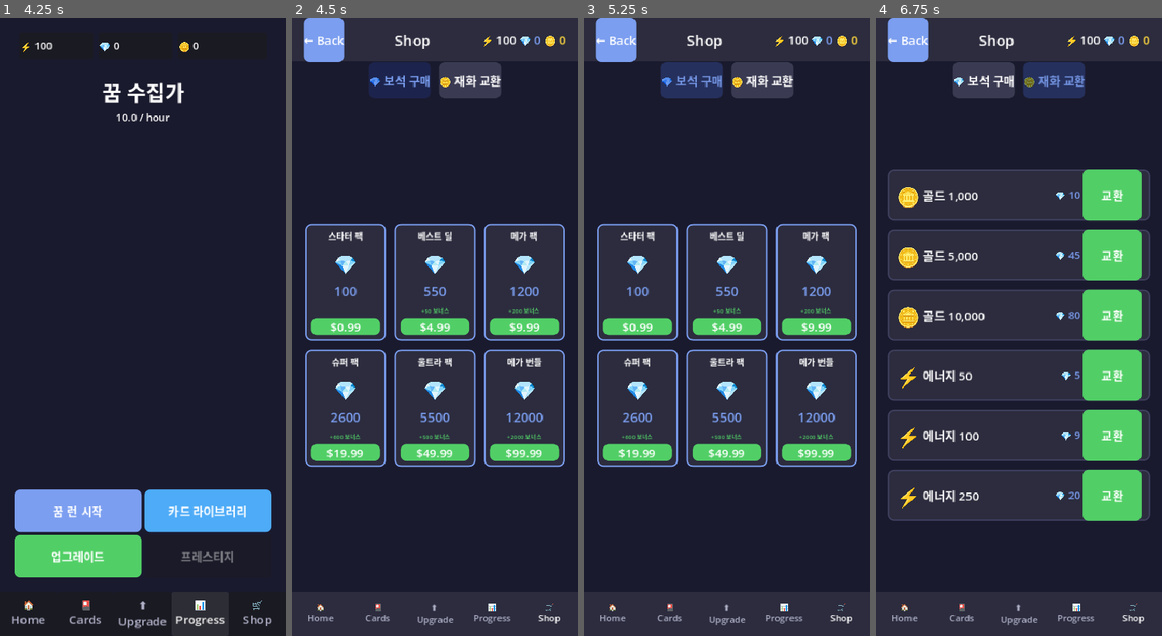
Above: before the commit, frames 1-4 (left to right).
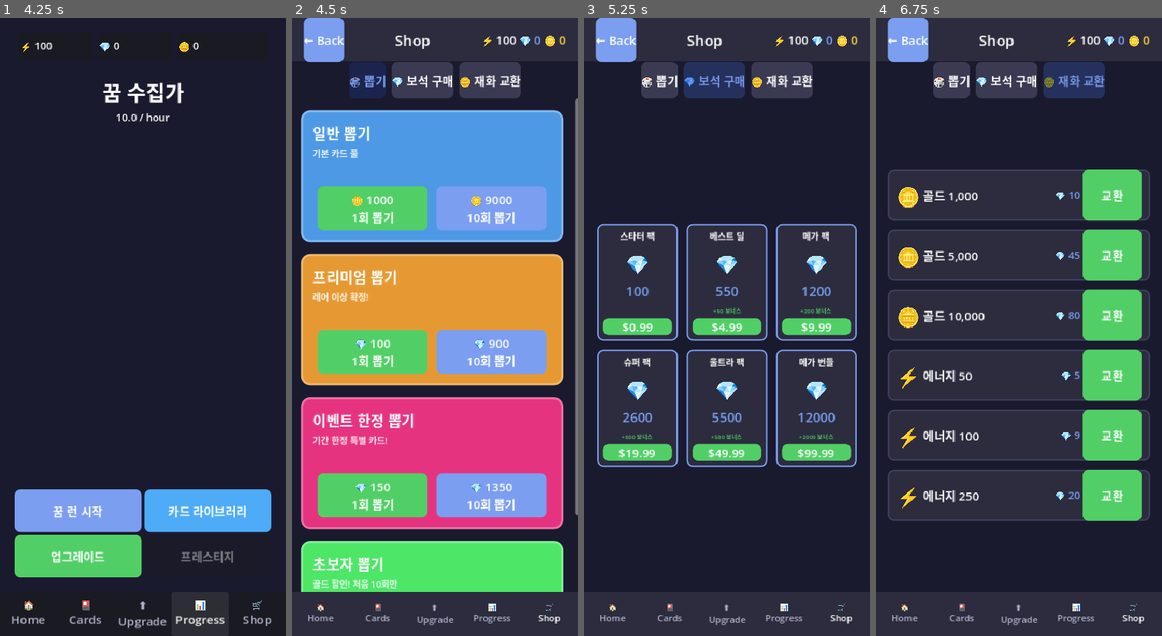
Above: after the commit, the same moments.

Repository: ledlaputa72/geekbrox
Game: Godot game, scene res://scenes/MainLobby.tscn
Same seed, same stepped clock (60 frames per second), same inputs: the game is played once before the commit and once after it.
Inputs (mouse positions are in pixels of both pictures, inside the frame that each line leads up to):
- Up to frame 1 (4.25 s): click "🏠 Home" at 0.5 s; click "🎴 Cards" at 1.25 s; click "🏠 Home" at 2 s; click "⬆️ Upgrade" at 2.75 s; click "📊 Progress" at 3.5 s
- Up to frame 2 (4.5 s): click "🛒 Shop" at 4.25 s
- Up to frame 3 (5.25 s): click "💎 보석 구매" at 5 s
- Up to frame 4 (6.75 s): click (950, 79) at 5.75 s, where only the run after the commit has a clickable "🎲 뽑기"; click "🪙 재화 교환" at 6.5 s

Frame 1 is identical in both runs. In frame 2, 70% of the frame differs, in the area x 2-100%, y 7-93%; in frame 3, 1.8%; in frame 4, 1.8%.

Commit message:
feat(godot/shop): Add gacha system with 4 banner types
- Add Gacha tab (🎲 뽑기) as first tab in Shop
- Tab order: Gacha | Gems | Exchange
- Implement 4 gacha banners:
  - Standard Gacha (Gold 1000/9000)
  - Premium Gacha (Gems 100/900, Rare+ guaranteed)
  - Event Limited Gacha (Gems 150/1350)
  - Beginner Gacha (Gold 500/4000, 1-time limit)
- Banner card UI (358x180px) with custom colors
- 1-pull and 10-pull buttons per banner
- Currency check (Gold/Gems) with AlertModal on insufficient funds
- Dynamic banner management (active/inactive toggle)
- TODO: Actual gacha logic, card pool, result screen

Files: Shop.gd (+150 lines), Shop.tscn (GachaTab nodes)

Diff:
--- a/teams/game/godot/dream-collector/ui/screens/Shop.gd
+++ b/teams/game/godot/dream-collector/ui/screens/Shop.gd
@@ -1,15 +1,17 @@
-# Shop.gd (NEW)
-# IAP + 재화 교환 상점
+# Shop.gd (v2.0)
+# 가챠 + IAP + 재화 교환 상점
+# 탭 0: 🎲 뽑기 (가챠)
 # 탭 1: 💎 보석 구매 (현금 결제)
 # 탭 2: 🪙 재화 교환 (보석 → 골드/에너지)
 
 extends Control
 
 # ─── 상점 데이터 ─────────────────────────────────────
-var gem_packages: Array = []      # 보석 구매 패키지
+var gacha_banners: Array = []      # 뽑기 배너 목록
+var gem_packages: Array = []       # 보석 구매 패키지
 var currency_exchanges: Array = [] # 재화 교환 목록
 
-var current_tab: int = 0  # 0=보석 구매, 1=재화 교환
+var current_tab: int = 0  # 0=뽑기, 1=보석 구매, 2=재화 교환
 
 # ─── UI 노드 참조 ────────────────────────────────────
 @onready var background: ColorRect = $Background
@@ -23,15 +25,18 @@
 @onready var reveries_count_label: Label = $TopBar/HBox/RevariesCounter/CountLabel
 
 # Tab buttons
+@onready var gacha_tab_button: Button = $TabBar/GachaTabButton
 @onready var gems_tab_button: Button = $TabBar/GemsTabButton
 @onready var exchange_tab_button: Button = $TabBar/ExchangeTabButton
 
 var tab_buttons: Array = []
 
 # Content tabs
+@onready var gacha_tab: ScrollContainer = $ContentContainer/GachaTab
 @onready var gems_tab: ScrollContainer = $ContentContainer/GemsTab
 @onready var exchange_tab: ScrollContainer = $ContentContainer/ExchangeTab
 
+@onready var gacha_banners_container: VBoxContainer = $ContentContainer/GachaTab/MarginContainer/BannersContainer
 @onready var gems_grid: GridContainer = $ContentContainer/GemsTab/CenterContainer/MarginContainer/GemsGrid
 @onready var exchange_grid: VBoxContainer = $ContentContainer/ExchangeTab/CenterContainer/MarginContainer/ExchangeGrid
 
@@ -52,7 +57,7 @@
 	apply_styles()
 	setup_signals()
 	load_shop_data()
-	switch_tab(0)  # 보석 구매 탭으로 시작
+	switch_tab(0)  # 뽑기 탭으로 시작
 	update_currency_display()
 	set_active_nav_tab(4)  # Shop 탭 활성화
 
@@ -87,7 +92,7 @@
 	UITheme.apply_button_style(back_button, "primary")
 
 	# Tab buttons
-	tab_buttons = [gems_tab_button, exchange_tab_button]
+	tab_buttons = [gacha_tab_button, gems_tab_button, exchange_tab_button]
 	for button in tab_buttons:
 		UITheme.apply_button_style(button, "panel_light")
 
@@ -113,8 +118,9 @@
 	back_button.pressed.connect(_on_back_pressed)
 
 	# Tab buttons
-	gems_tab_button.pressed.connect(_on_tab_button_pressed.bind(0))
-	exchange_tab_button.pressed.connect(_on_tab_button_pressed.bind(1))
+	gacha_tab_button.pressed.connect(_on_tab_button_pressed.bind(0))
+	gems_tab_button.pressed.connect(_on_tab_button_pressed.bind(1))
+	exchange_tab_button.pressed.connect(_on_tab_button_pressed.bind(2))
 
 	# Nav buttons
 	home_tab.pressed.connect(_on_nav_tab_pressed.bind(0))
@@ -125,6 +131,55 @@
 
 # ─── 상점 데이터 로드 ────────────────────────────────
 func load_shop_data() -> void:
+	# 뽑기 배너 (가챠)
+	gacha_banners = [
+		{
+			"id": "standard_gacha",
+			"name": "일반 뽑기",
+			"description": "기본 카드 풀",
+			"type": "gold",  # gold 또는 gems
+			"cost_single": 1000,  # 골드 1000
+			"cost_ten": 9000,     # 10회 9000 (10% 할인)
+			"banner_color": Color(0.3, 0.6, 0.9),  # 파랑
+			"featured_cards": ["atk_001", "def_001", "skill_001"],
+			"active": true
+		},
+		{
+			"id": "premium_gacha",
+			"name": "프리미엄 뽑기",
+			"description": "레어 이상 확정!",
+			"type": "gems",  # 보석 사용
+			"cost_single": 100,  # 보석 100
+			"cost_ten": 900,     # 10회 900
+			"banner_color": Color(0.9, 0.6, 0.2),  # 오렌지
+			"featured_cards": ["legendary_001", "epic_001"],
+			"active": true
+		},
+		{
+			"id": "event_gacha",
+			"name": "이벤트 한정 뽑기",
+			"description": "기간 한정 특별 카드!",
+			"type": "gems",
+			"cost_single": 150,
+			"cost_ten": 1350,
+			"banner_color": Color(0.9, 0.2, 0.5),  # 핑크
+			"featured_cards": ["event_special_001"],
+			"active": true
+		},
+		{
+			"id": "beginner_gacha",
+			"name": "초보자 뽑기",
+			"description": "골드 할인! 처음 10회만",
+			"type": "gold",
+			"cost_single": 500,
+			"cost_ten": 4000,
+			"banner_color": Color(0.3, 0.9, 0.4),  # 초록
+			"featured_cards": ["starter_001"],
+			"active": true,
+			"limit": 1  # 1회만 가능
+		}
+	]
+
 	# 보석 구매 패키지 (IAP)
 	gem_packages = [
 		{"id": "gems_100", "name": "스타터 팩", "gems": 100, "price": "$0.99", "bonus": 0},
@@ -145,22 +200,26 @@
 		{"id": "energy_250", "name": "에너지 250", "from": "gems", "from_amount": 20, "to": "energy", "to_amount": 250, "icon": "⚡"},
 	]
 
-	print("[Shop] 데이터 로드 완료: Gems %d, Exchanges %d" % [gem_packages.size(), currency_exchanges.size()])
+	print("[Shop] 데이터 로드 완료: Gacha %d, Gems %d, Exchanges %d" % [gacha_banners.size(), gem_packages.size(), currency_exchanges.size()])
 
 # ─── 탭 전환 ─────────────────────────────────────────
 func switch_tab(tab_index: int) -> void:
 	current_tab = tab_index
 
 	# 모든 탭 숨기기
+	gacha_tab.visible = false
 	gems_tab.visible = false
 	exchange_tab.visible = false
 
 	# 선택된 탭 표시
 	match tab_index:
 		0:
+			gacha_tab.visible = true
+			update_gacha_display()
+		1:
 			gems_tab.visible = true
 			update_gems_display()
-		1:
+		2:
 			exchange_tab.visible = true
 			update_exchange_display()
 
@@ -170,6 +229,124 @@
 			tab_buttons[i].modulate = UITheme.COLORS.primary
 		else:
 			tab_buttons[i].modulate = Color.WHITE
+
+# ─── 뽑기 배너 디스플레이 업데이트 ───────────────────
+func update_gacha_display() -> void:
+	# 기존 제거
+	for child in gacha_banners_container.get_children():
+		child.queue_free()
+
+	# 활성화된 뽑기 배너만 추가
+	for banner in gacha_banners:
+		if banner.get("active", true):
+			var banner_item = create_gacha_banner_item(banner)
+			gacha_banners_container.add_child(banner_item)
+
+func create_gacha_banner_item(banner: Dictionary) -> Panel:
+	var panel = Panel.new()
+	panel.custom_minimum_size = Vector2(358, 180)
+
+	var panel_style = StyleBoxFlat.new()
+	panel_style.bg_color = banner.banner_color
+	panel_style.border_width_left = 3
+	panel_style.border_width_top = 3
+	panel_style.border_width_right = 3
+	panel_style.border_width_bottom = 3
+	panel_style.border_color = banner.banner_color.lightened(0.3)
+	panel_style.corner_radius_top_left = UITheme.RADIUS.large
+	panel_style.corner_radius_top_right = UITheme.RADIUS.large
+	panel_style.corner_radius_bottom_left = UITheme.RADIUS.large
+	panel_style.corner_radius_bottom_right = UITheme.RADIUS.large
+	panel.add_theme_stylebox_override("panel", panel_style)
+
+	var vbox = VBoxContainer.new()
+	vbox.set_anchors_preset(Control.PRESET_FULL_RECT)
+	vbox.offset_left = 16
+	vbox.offset_top = 16
+	vbox.offset_right = -16
+	vbox.offset_bottom = -16
+	panel.add_child(vbox)
+
+	# 배너 이름
+	var name_label = Label.new()
+	name_label.text = banner.name
+	name_label.add_theme_font_size_override("font_size", 20)
+	name_label.add_theme_color_override("font_color", Color.WHITE)
+	vbox.add_child(name_label)
+
+	# 설명
+	var desc_label = Label.new()
+	desc_label.text = banner.description
+	desc_label.add_theme_font_size_override("font_size", 12)
+	desc_label.add_theme_color_override("font_color", Color(1, 1, 1, 0.9))
+	vbox.add_child(desc_label)
+
+	# 빈 공간
+	var spacer = Control.new()
+	spacer.size_flags_vertical = Control.SIZE_EXPAND_FILL
+	vbox.add_child(spacer)
+
+	# 버튼 영역
+	var button_hbox = HBoxContainer.new()
+	button_hbox.alignment = BoxContainer.ALIGNMENT_CENTER
+	button_hbox.add_theme_constant_override("separation", 12)
+	vbox.add_child(button_hbox)
+
+	# 재화 아이콘 결정
+	var currency_icon = "🪙" if banner.type == "gold" else "💎"
+
+	# 1회 뽑기 버튼
+	var single_button = Button.new()
+	single_button.text = "%s %d\n1회 뽑기" % [currency_icon, banner.cost_single]
+	single_button.custom_minimum_size = Vector2(150, 60)
+	single_button.pressed.connect(_on_gacha_pull.bind(banner, 1))
+	UITheme.apply_button_style(single_button, "success")
+	button_hbox.add_child(single_button)
+
+	# 10회 뽑기 버튼
+	var ten_button = Button.new()
+	ten_button.text = "%s %d\n10회 뽑기" % [currency_icon, banner.cost_ten]
+	ten_button.custom_minimum_size = Vector2(150, 60)
+	ten_button.pressed.connect(_on_gacha_pull.bind(banner, 10))
+	UITheme.apply_button_style(ten_button, "primary")
+	button_hbox.add_child(ten_button)
+
+	# 한정 뽑기 표시
+	if banner.has("limit"):
+		var limit_label = Label.new()
+		limit_label.text = "⚠️ 한정 %d회" % banner.limit
+		limit_label.add_theme_font_size_override("font_size", 10)
+		limit_label.add_theme_color_override("font_color", Color.YELLOW)
+		limit_label.horizontal_alignment = HORIZONTAL_ALIGNMENT_RIGHT
+		vbox.add_child(limit_label)
+		vbox.move_child(limit_label, 2)  # 설명 다음에 배치
+
+	return panel
+
+# ─── 뽑기 이벤트 핸들러 ──────────────────────────────
+func _on_gacha_pull(banner: Dictionary, count: int) -> void:
+	var total_cost = banner.cost_single if count == 1 else banner.cost_ten
+	var currency_type = banner.type
+	var currency_name = "골드" if currency_type == "gold" else "보석"
+
+	print("[Shop] 뽑기 시도: %s x%d (비용: %s %d)" % [banner.name, count, currency_name, total_cost])
+
+	# 재화 체크 및 소비
+	var has_enough = false
+	if currency_type == "gold":
+		has_enough = GameManager.spend_reveries(total_cost)
+	else:  # gems
+		has_enough = GameManager.spend_gems(total_cost)
+
+	if has_enough:
+		# 성공: 뽑기 실행
+		print("[Shop] 뽑기 성공! %d개 카드 획득" % count)
+		# TODO: 실제 뽑기 로직 및 결과 화면
+		alert_modal.show_info("뽑기 완료", "🎉 %d개의 카드를 획득했습니다!\n(결과 화면은 추후 구현)" % count)
+	else:
+		# 실패: 재화 부족
+		var current_amount = GameManager.reveries if currency_type == "gold" else GameManager.gems
+		alert_modal.show_insufficient_currency(currency_name, total_cost, int(current_amount))
 
 # ─── 보석 패키지 디스플레이 업데이트 ──────────────────
 func update_gems_display() -> void:
--- a/teams/game/godot/dream-collector/ui/screens/Shop.tscn
+++ b/teams/game/godot/dream-collector/ui/screens/Shop.tscn
@@ -92,7 +92,11 @@
 offset_top = 60.0
 offset_bottom = 110.0
 alignment = 1
-theme_override_constants/separation = 12
+theme_override_constants/separation = 8
+
+[node name="GachaTabButton" type="Button" parent="TabBar"]
+layout_mode = 2
+text = "🎲 뽑기"
 
 [node name="GemsTabButton" type="Button" parent="TabBar"]
 layout_mode = 2
@@ -110,49 +114,69 @@
 offset_top = 110.0
 offset_bottom = -60.0
 
-[node name="GemsTab" type="ScrollContainer" parent="ContentContainer"]
+[node name="GachaTab" type="ScrollContainer" parent="ContentContainer"]
 layout_mode = 1
 anchors_preset = 15
 anchor_right = 1.0
 anchor_bottom = 1.0
 horizontal_scroll_mode = 0
 
-[node name="CenterContainer" type="CenterContainer" parent="ContentContainer/GemsTab"]
+[node name="MarginContainer" type="MarginContainer" parent="ContentContainer/GachaTab"]
 layout_mode = 2
 size_flags_horizontal = 3
 size_flags_vertical = 3
-
-[node name="MarginContainer" type="MarginContainer" parent="ContentContainer/GemsTab/CenterContainer"]
-layout_mode = 2
-theme_override_constants/margin_top = 16
-theme_override_constants/margin_bottom = 16
-
-[node name="GemsGrid" type="GridContainer" parent="ContentContainer/GemsTab/CenterContainer/MarginContainer"]
-layout_mode = 2
-theme_override_constants/h_separation = 12
-theme_override_constants/v_separation = 12
-columns = 3
-
-[node name="ExchangeTab" type="ScrollContainer" parent="ContentContainer"]
-layout_mode = 1
-anchors_preset = 15
-anchor_right = 1.0
-anchor_bottom = 1.0
-visible = false
-horizontal_scroll_mode = 0
-
-[node name="CenterContainer" type="CenterContainer" parent="ContentContainer/ExchangeTab"]
-layout_mode = 2
-size_flags_horizontal = 3
-size_flags_vertical = 3
-
-[node name="MarginContainer" type="MarginContainer" parent="ContentContainer/ExchangeTab/CenterContainer"]
-layout_mode = 2
 theme_override_constants/margin_left = 16
 theme_override_constants/margin_top = 16
 theme_override_constants/margin_right = 16
 theme_override_constants/margin_bottom = 16
 
+[node name="BannersContainer" type="VBoxContainer" parent="ContentContainer/GachaTab/MarginContainer"]
+layout_mode = 2
+theme_override_constants/separation = 16
+
+[node name="GemsTab" type="ScrollContainer" parent="ContentContainer"]
+layout_mode = 1
+anchors_preset = 15
+anchor_right = 1.0
+anchor_bottom = 1.0
+horizontal_scroll_mode = 0
+
+[node name="CenterContainer" type="CenterContainer" parent="ContentContainer/GemsTab"]
+layout_mode = 2
+size_flags_horizontal = 3
+size_flags_vertical = 3
+
+[node name="MarginContainer" type="MarginContainer" parent="ContentContainer/GemsTab/CenterContainer"]
+layout_mode = 2
+theme_override_constants/margin_top = 16
+theme_override_constants/margin_bottom = 16
+
+[node name="GemsGrid" type="GridContainer" parent="ContentContainer/GemsTab/CenterContainer/MarginContainer"]
+layout_mode = 2
+theme_override_constants/h_separation = 12
+theme_override_constants/v_separation = 12
+columns = 3
+
+[node name="ExchangeTab" type="ScrollContainer" parent="ContentContainer"]
+layout_mode = 1
+anchors_preset = 15
+anchor_right = 1.0
+anchor_bottom = 1.0
+visible = false
+horizontal_scroll_mode = 0
+
+[node name="CenterContainer" type="CenterContainer" parent="ContentContainer/ExchangeTab"]
+layout_mode = 2
+size_flags_horizontal = 3
+size_flags_vertical = 3
+
+[node name="MarginContainer" type="MarginContainer" parent="ContentContainer/ExchangeTab/CenterContainer"]
+layout_mode = 2
+theme_override_constants/margin_left = 16
+theme_override_constants/margin_top = 16
+theme_override_constants/margin_right = 16
+theme_override_constants/margin_bottom = 16
+
 [node name="ExchangeGrid" type="VBoxContainer" parent="ContentContainer/ExchangeTab/CenterContainer/MarginContainer"]
 layout_mode = 2
 theme_override_constants/separation = 12
